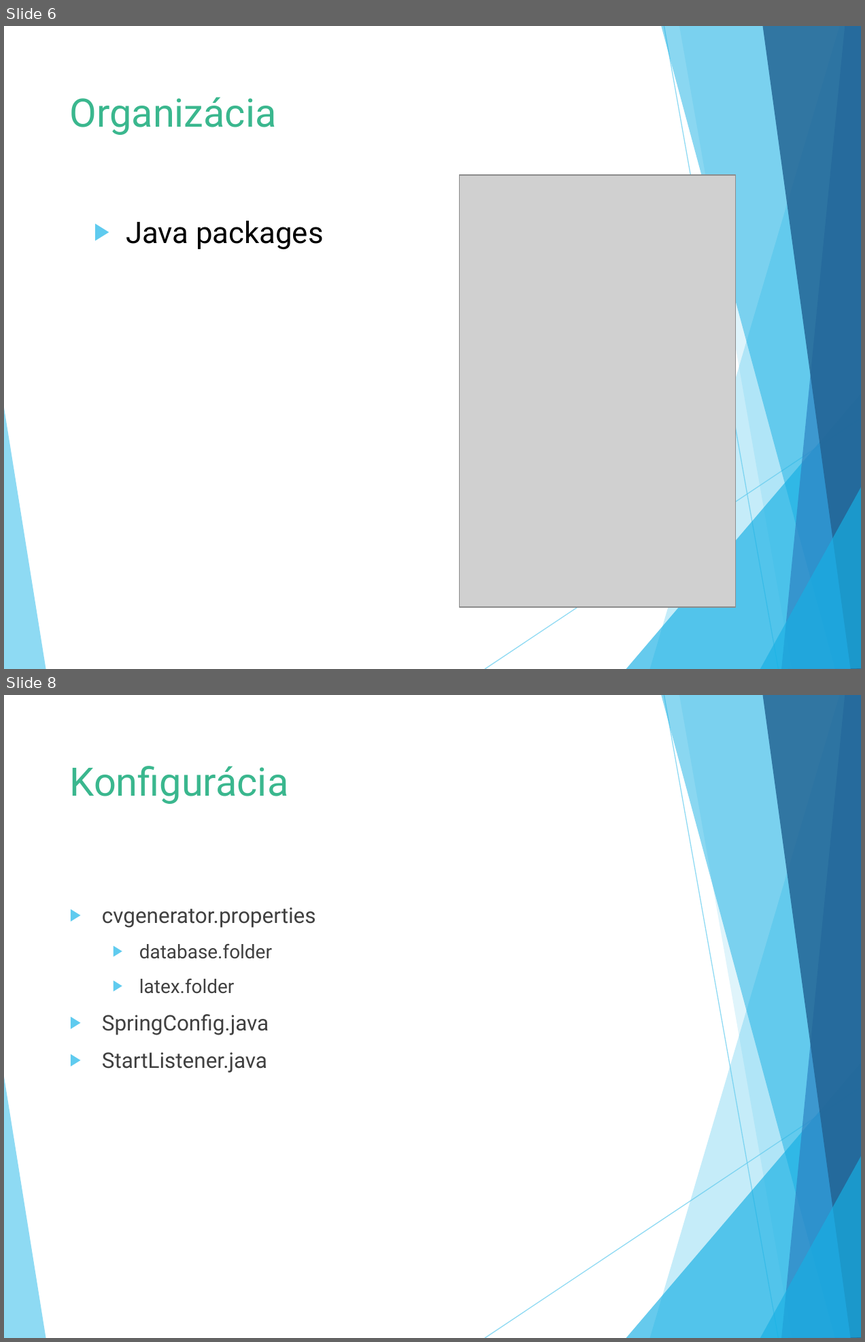
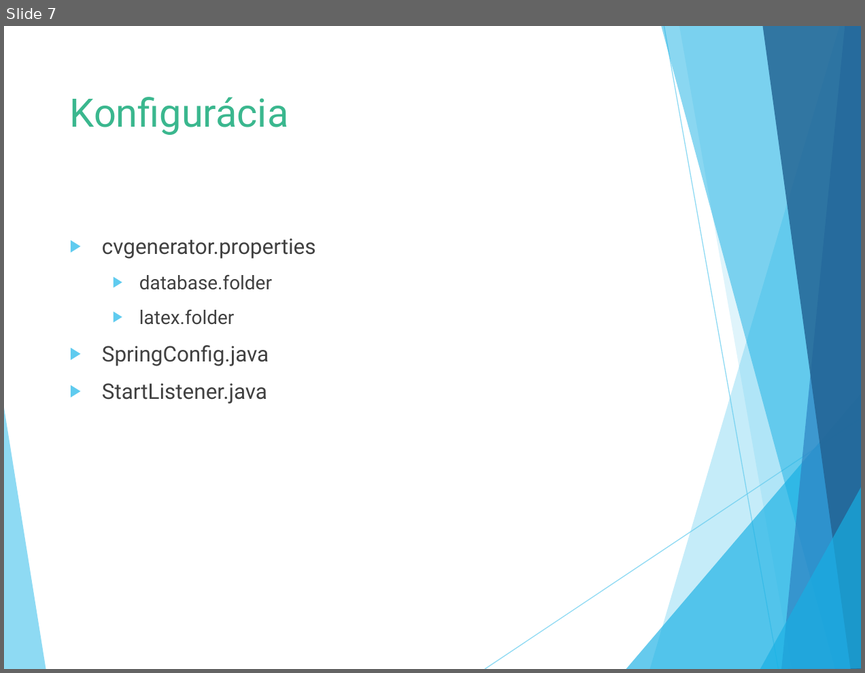
Before and after one commit to Suzii/pb138-cv_generator, a slide deck: defence/obhajoba.pptx. Shown one above the other, each under a label of ours: slides 6 and 8 before the commit, slide 7 after it; the slides between them are not shown. The pictures are 865x1342 and 865x673 pixels, drawn with LibreOffice and Linux fonts; fonts in the diff are those of the drawing; grey boxes stand for pictures. Boxes give left, top, right and bottom in pixels: in the first picture for what was removed or moved away, otherwise in the second. Text is boxed around its words. In the diff, an @@ line names an element or a change of style, - is before the commit and + after.

```diff
--- a/defence/obhajoba.pptx
+++ b/defence/obhajoba.pptx
@@ slide 6 removed at (4,26,861,669), background #FFFFFF; not listed: 10 template elements that a slide beside it also shows @@
@@ title removed at (70,97,277,135) @@
-Organizácia
@@ picture removed at (459,175,735,607) @@
@@ text removed at (126,220,323,249) @@
-▶ Java packages
@@ what was slide 8 is now slide 7 @@
```
Also in this commit, not shown: 6 slides changed, 3 slides added, 3 other files.
